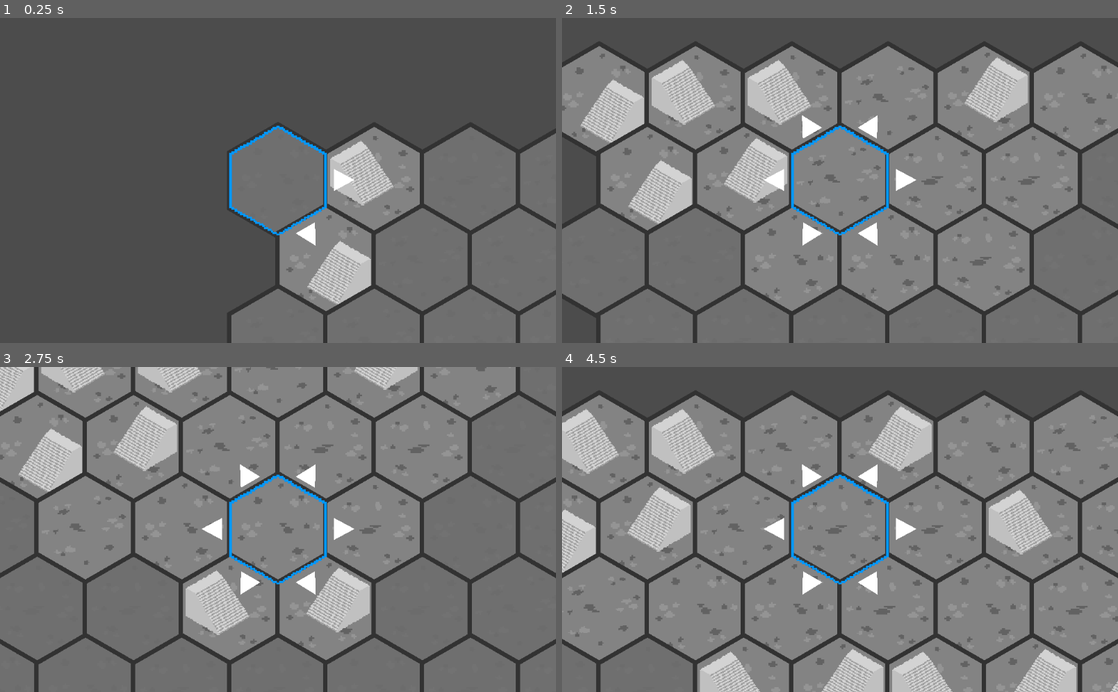
Above: before the commit, frames 1-4 (two rows, left to right).
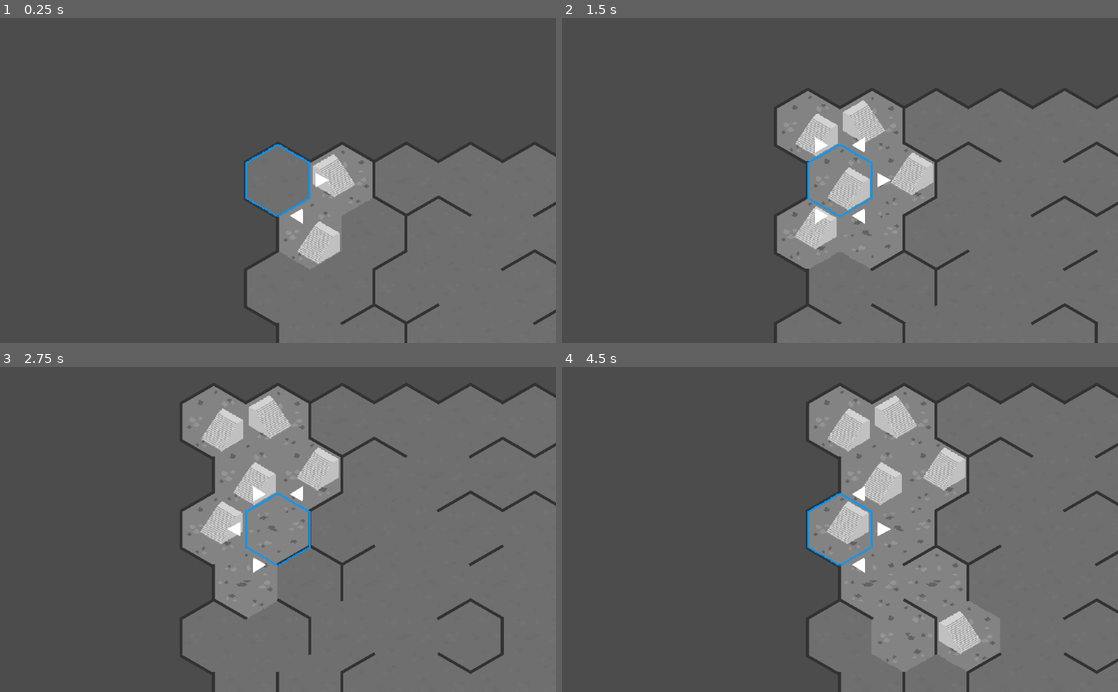
Above: after the commit, the same moments.

Repository: TeodorVecerdi/godot_intake_remake
Game: Godot game, scene res://Scenes/HexGrid.tscn
The game is run twice, just before and just after one commit, with the same random seed, the same clock (stepped at 60 frames per second) and the same inputs. The project has no main scene, so this scene is started directly.
Inputs (mouse positions are in pixels of both pictures, inside the frame that each line leads up to):
- Up to frame 1 (0.25 s): no input
- Up to frame 2 (1.5 s): tap Enter at 0.5 s; move the mouse to (962, 164) at 0.52 s; hold D 0.53-1.28 s; hold E 0.53-1.28 s; click (962, 164) at 0.67 s; tap Space at 1.25 s; move the mouse to (728, 196) at 1.27 s; hold A from 1.28 s (still down); tap C at 1.35 s
- Up to frame 3 (2.75 s): tap Enter at 2 s; move the mouse to (333, 458) at 2.02 s; release A at 2.03 s; hold D from 2.03 s (still down); hold Z from 2.03 s (still down)
- Up to frame 4 (4.5 s): tap Space at 2.75, 4.25 s; move the mouse to (812, 594) at 2.77 s; release Z at 2.78 s; tap Q at 2.85 s; click (812, 594) at 2.92 s; tap Enter at 3.5 s; move the mouse to (1006, 578) at 3.52 s; release D at 3.53 s; hold E 3.53-4.28 s; hold A from 3.53 s (still down); move the mouse to (673, 480) at 4.27 s; tap C at 4.35 s

The runs differ from the first frame. In frame 1, 12% of the frame differs, in the area x 40-100%, y 32-100%; in frame 2, 52%; in frame 3, 53%; in frame 4, 58%, in the area x 0-100%, y 4-100%.

Commit message:
Add random wall generation

Diff:
--- a/Scenes/HexGrid.tscn
+++ b/Scenes/HexGrid.tscn
@@ -38,3 +38,4 @@
 position = Vector2( 24, 0 )
 
 [node name="Player" parent="." instance=ExtResource( 12 )]
+position = Vector2( 0, 4.43472 )
--- a/Scenes/Player.tscn
+++ b/Scenes/Player.tscn
@@ -11,6 +11,7 @@
 
 [node name="Camera2D" type="Camera2D" parent="."]
 current = true
+zoom = Vector2( 1.5, 1.5 )
 
 [node name="Arrows" type="Node2D" parent="."]
 
--- a/Scripts/HexGrid.gd
+++ b/Scripts/HexGrid.gd
@@ -34,6 +34,11 @@
 			cellContainer.add_child(cellGrid[y][x])
 			cellContainer.position = Offset * Scale
 
+	for y in range(CellsY):
+		for x in range(CellsX):
+			for dir in range(6):
+				var wall = randi() % 3 == 0
+				setWall(dir, wall, x, y)
 	player.load()
 
 
@@ -53,43 +58,42 @@
 
 
 func getPassableNeighbours(x: int, y: int) -> Array:
-	var neighbourDeltas = HexConstants.NeighbourDelta[y % 2]
 	var upper_right = (
 		false
 		if y == 0 or (x == CellsX - 1 and y % 2 == 1)
-		else isPassable(x, y, x + neighbourDeltas[0][0], y + neighbourDeltas[0][1])
+		else isPassable(x, y, 0)
 	)
 	var right = (
 		false
 		if x == CellsX - 1
-		else isPassable(x, y, x + neighbourDeltas[1][0], y + neighbourDeltas[1][1])
+		else isPassable(x, y, 1)
 	)
 	var lower_right = (
 		false
 		if y == CellsY - 1 or (x == CellsX - 1 and y % 2 == 1)
-		else isPassable(x, y, x + neighbourDeltas[2][0], y + neighbourDeltas[2][1])
+		else isPassable(x, y, 2)
 	)
 	var lower_left = (
 		false
 		if y == CellsX - 1 or (x == 0 and y % 2 == 0)
-		else isPassable(x, y, x + neighbourDeltas[3][0], y + neighbourDeltas[3][1])
+		else isPassable(x, y, 3)
 	)
 	var left = (
 		false
 		if x == 0
-		else isPassable(x, y, x + neighbourDeltas[4][0], y + neighbourDeltas[4][1])
+		else isPassable(x, y, 4)
 	)
 	var upper_left = (
 		false
 		if y == 0 or (x == 0 and y % 2 == 0)
-		else isPassable(x, y, x + neighbourDeltas[5][0], y + neighbourDeltas[5][1])
+		else isPassable(x, y, 5)
 	)
 
 	return [upper_right, right, lower_right, lower_left, left, upper_left]
 
 
-func isPassable(fromX: int, fromY: int, toX: int, toY: int) -> bool:
-	return true
+func isPassable(x: int, y: int, direction: int) -> bool:
+	return !cellGrid[y][x].walls[direction]
 
 
 func showNeighbours(x: int, y: int) -> void:
@@ -101,6 +105,21 @@
 
 
 func setWall(index: int, state: bool, x: int, y: int):
+	if index == 0 && y == 0 or (x == CellsX - 1 and y % 2 == 1):
+		return
+	if index == 1 && x == CellsX - 1:
+		return
+	if index == 2 && y == CellsY - 1 or (x == CellsX - 1 and y % 2 == 1):
+		return
+	if index == 3 && y == CellsX - 1 or (x == 0 and y % 2 == 0):
+		return
+	if index == 4 && x == 0:
+		return
+	if index == 5 && y == 0 or (x == 0 and y % 2 == 0):
+		return
+	if index > 5:
+		return
+
 	var neighbourDeltas = HexConstants.NeighbourDelta[y % 2]
 	var otherX = x + neighbourDeltas[index][0]
 	var otherY = y + neighbourDeltas[index][1]
